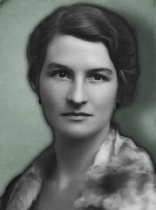
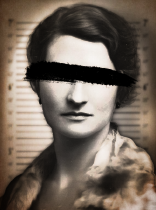
Layers edited between the first and the second 156 x 210 image:
added layer "Layer 15" (overlay) above "Layer 12" over [0,0,156,210]
added layer "Layer 12" above "Layer 11" over [21,59,140,101]
painted on "Layer 11" over [0,0,156,210]
added layer "Layer 14" above "Layer 0" over [0,0,156,210]
